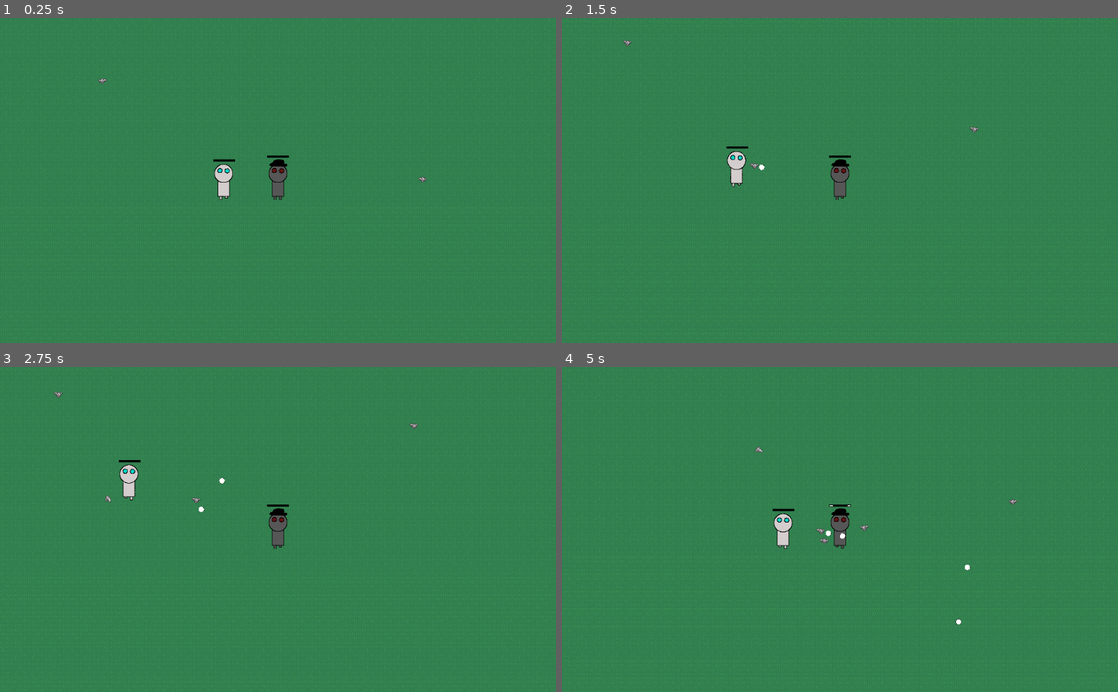
Above: before the commit, frames 1-4 (two rows, left to right).
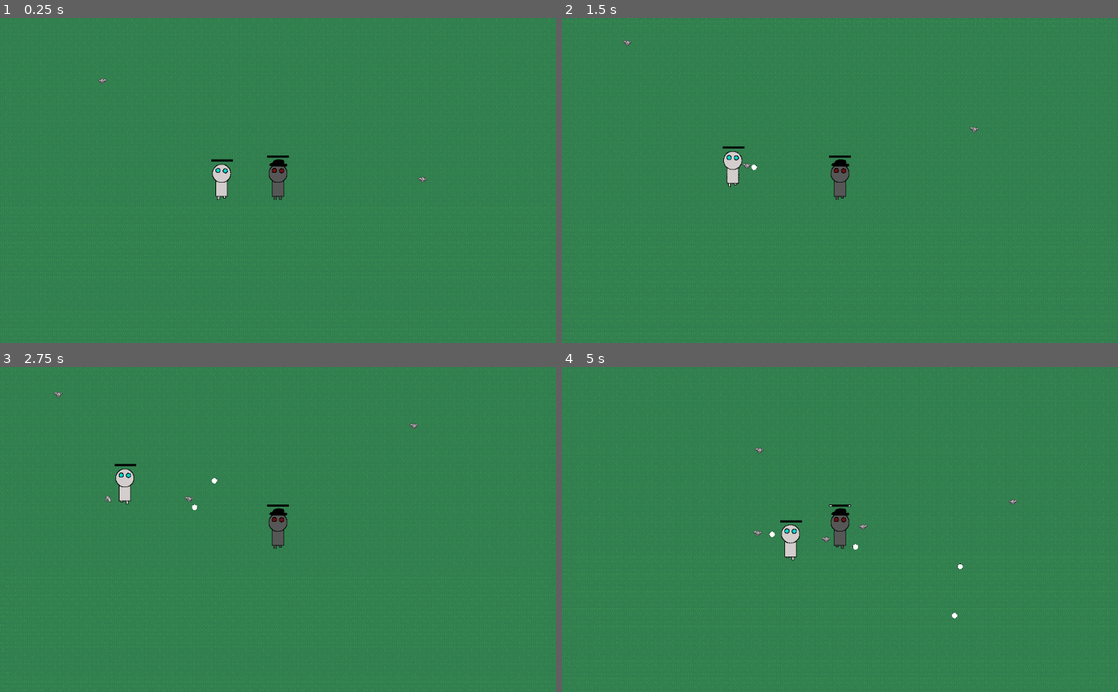
Above: after the commit, the same moments.

Repository: doomium-chloride/kiwijam2021-ADAPT
Game: Godot game, scene res://Levels/TestLevel.tscn
Same seed, same stepped clock (60 frames per second), same inputs: the game is played once before the commit and once after it. This scene is started directly instead of the project's main scene.
Inputs (mouse positions are in pixels of both pictures, inside the frame that each line leads up to):
- Up to frame 1 (0.25 s): no input
- Up to frame 2 (1.5 s): tap Enter (ui_accept) at 0.5, 0.77 s; move the mouse to (962, 164) at 0.52 s; hold Right (ui_right) 0.53-1.28 s; tap A (wasd_a) at 0.6 s; click (962, 164) at 0.67 s; move the mouse to (728, 196) at 1.27 s; hold Down (ui_down) from 1.28 s (still down); tap D (wasd_d) at 1.35 s
- Up to frame 3 (2.75 s): tap Enter (ui_accept) at 1.52 s; move the mouse to (333, 458) at 2.02 s; release Down (ui_down) at 2.03 s; hold Right (ui_right) from 2.03 s (still down); tap S (wasd_s) at 2.1 s
- Up to frame 4 (5 s): move the mouse to (812, 594) at 2.77 s; release Right (ui_right) at 2.78 s; hold Up (ui_up) 2.78-3.53 s; tap W (wasd_w) at 2.85 s; click (812, 594) at 2.92 s; tap Enter (ui_accept) at 3.02, 3.77, 4.52 s; move the mouse to (1006, 578) at 3.52 s; hold Left (ui_left) from 3.53 s (still down); tap A (wasd_a) at 3.6 s; move the mouse to (673, 480) at 4.27 s; tap D (wasd_d) at 4.35 s

The runs differ from the first frame. In frame 1, 0.2% of the frame differs, in the area x 38-43%, y 43-56%; in frame 2, 0.3%; in frame 3, 0.4%; in frame 4, 0.7%, in the area x 34-74%, y 24-80%.

Commit message:
Fix early queue fre

Diff:
--- a/Menu/HomeMenu.tscn
+++ b/Menu/HomeMenu.tscn
@@ -84,7 +84,6 @@
 margin_top = 3.0
 margin_right = 16.0
 margin_bottom = 17.0
-rect_rotation = -360.0
 text = ">>"
 
 [node name="Button" type="Button" parent="CenterContainer/VBoxContainer/CenterContainer2/VBoxContainer/CenterContainer/HBoxContainer"]
--- a/Scripts/Boss.gd
+++ b/Scripts/Boss.gd
@@ -6,8 +6,8 @@
 const victory = "res://Menu/VictoryMenu.tscn"
 
 
-export var speed = 1
-export var max_hp = 70
+export var speed = 15
+export var max_hp = 200
 
 var hp = max_hp
 var move_dir = Global.random_direction()
@@ -19,12 +19,8 @@
 		$AnimatedSprite.play("walking")
 	else:
 		$AnimatedSprite.play("idle")
-	pass # Replace with function body.
-
-
-# Called every frame. 'delta' is the elapsed time since the previous frame.
-#func _process(delta):
-#	pass
+	if not Global.is_connected("free_self", self, "_free_self"):
+		Global.connect("free_self", self, "_free_self")
 
 func _physics_process(delta):
 	move_and_slide(move_dir * speed)
@@ -49,5 +45,7 @@
 	hp -= damage
 	$BossHp.update_adapt(hp)
 	if hp <= 0:
-		queue_free()
 		Global.goto_scene(victory)
+
+func _free_self():
+	queue_free()
--- a/Scripts/Player.gd
+++ b/Scripts/Player.gd
@@ -19,7 +19,8 @@
 func _ready():
 	adapt_bar.set_max_adapt(max_adapt)
 	sprite.play("idle")
-	pass # Replace with function body.
+	if not Global.is_connected("free_self", self, "_free_self"):
+		Global.connect("free_self", self, "_free_self")
 
 
 # Called every frame. 'delta' is the elapsed time since the previous frame.
@@ -109,10 +110,12 @@
 func take_damage(damage):
 	var dead = lose_adapt(damage)
 	if dead:
-		queue_free()
 		Global.goto_scene(gameOver)
 
 func multiply_minions():
 	if lose_adapt(max_adapt * 0.99):
 		return
 	Global.emit_signal("multiply_minions", "is_darkness")
+
+func _free_self():
+	queue_free()
